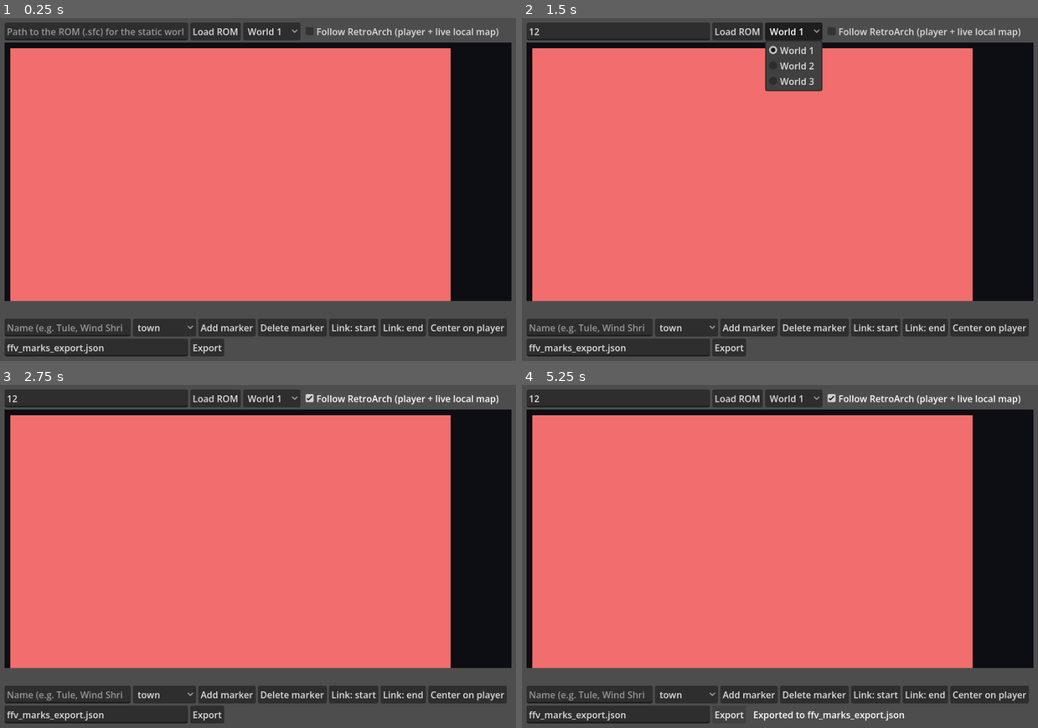
Above: before the commit, frames 1-4 (two rows, left to right).
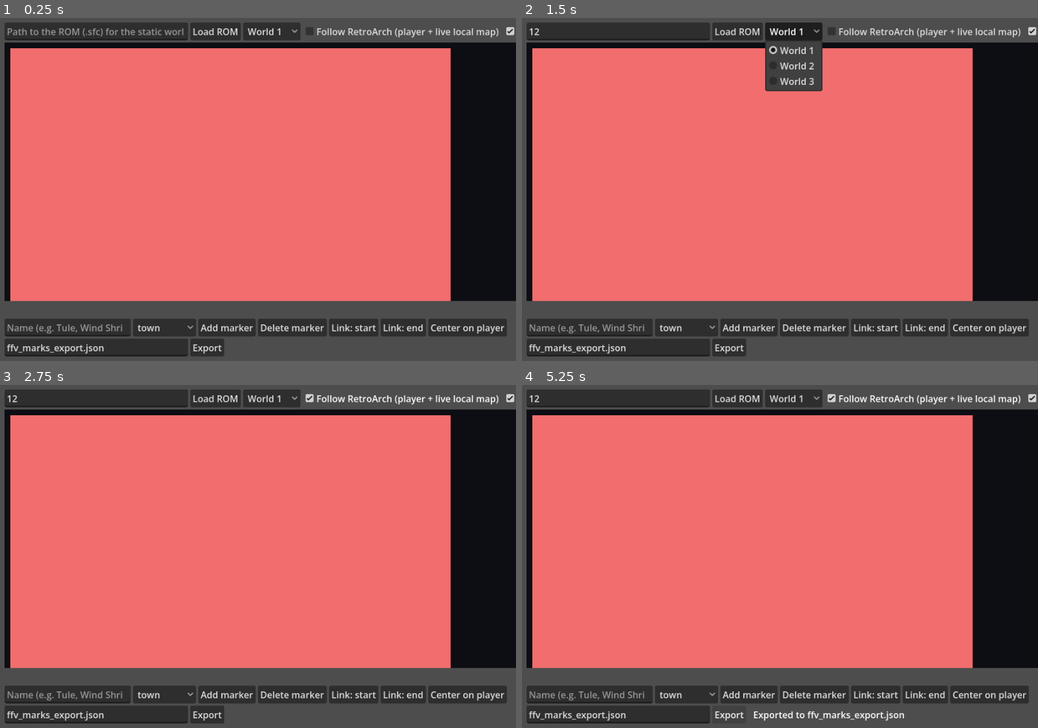
Above: after the commit, the same moments.

Repository: jknorr1992/fiesta-snes-bot
Game: Godot game, scene res://scenes/map_view.tscn
The game is run twice, just before and just after one commit, with the same random seed, the same clock (stepped at 60 frames per second) and the same inputs. This scene is started directly instead of the project's main scene.
Inputs (mouse positions are in pixels of both pictures, inside the frame that each line leads up to):
- Up to frame 1 (0.25 s): no input
- Up to frame 2 (1.5 s): click (620, 31) at 0.52 s; type "12" at 0.6 s; click "World 1" at 1.25 s
- Up to frame 3 (2.75 s): click "Follow RetroArch (player + li…" at 2 s
- Up to frame 4 (5.25 s): click "town" at 2.75 s; click "Add marker" at 3.5 s; click "Center on player" at 4.25 s; click "Export" at 5 s

The runs differ from the first frame. In frame 1, 0.7% of the frame differs, in the area x 98-100%, y 2-83%; in frame 2, 0.7%; in frame 3, 0.7%; in frame 4, 0.7%.

Commit message:
FFV-Bot: map viewer auto-links map transitions while following RetroArch; autoplay test
Co-Authored-By: Claude Sonnet 5.5 <noreply@anthropic.com>
Claude-Session: https://claude.ai/code/session_014pCnGzQxJrc31gJ7K5ptAy

Diff:
--- a/ffv-bot/scripts/map_view.gd
+++ b/ffv-bot/scripts/map_view.gd
@@ -11,6 +11,9 @@
 var export_edit: LineEdit
 var world_opt: OptionButton
 var live_check: CheckBox
+var auto_check: CheckBox
+var _live_view := ""
+var _live_pos := Vector2i(-1, -1)
 var name_edit: LineEdit
 var kind_opt: OptionButton
 var info: Label
@@ -58,6 +61,10 @@
 	live_check = CheckBox.new()
 	live_check.text = "Follow RetroArch (player + live local map)"
 	bar.add_child(live_check)
+	auto_check = CheckBox.new()
+	auto_check.text = "Auto-link map transitions"
+	auto_check.button_pressed = true
+	bar.add_child(auto_check)
 	canvas = Control.new()
 	canvas.size_flags_vertical = Control.SIZE_EXPAND_FILL
 	canvas.clip_contents = true
@@ -143,7 +150,7 @@
 
 func _process(delta: float) -> void:
 	_timer += delta
-	if _timer < 0.5 or not live_check.button_pressed:
+	if _timer < 0.25 or not live_check.button_pressed:
 		return
 	_timer = 0.0
 	_poll()
@@ -154,6 +161,12 @@
 	if s == null:
 		return
 	player = Vector2i(s.map_x, s.map_y)
+	var live := "local%d" % s.map_id if s.map_id != 0 else "world%d" % world_opt.selected
+	if live != _live_view:
+		if auto_check.button_pressed and _live_view != "" and _live_pos.x >= 0 and not s.in_battle:
+			_auto_link(_live_view, _live_pos, live, player)
+		_live_view = live
+	_live_pos = player
 	if s.map_id != 0:  # live local map from RAM
 		var key := "local%d" % s.map_id
 		var t := await ra.read_wram(FFVRam.TILE_MAP, FFVRam.TILE_MAP_SIZE * FFVRam.TILE_MAP_SIZE)
@@ -168,6 +181,27 @@
 	elif view_key.begins_with("local"):
 		_show_world(world_opt.selected)
 	canvas.queue_redraw()
+
+
+## Record a transition seen while following RetroArch: a marker where the party left the old map, one where it
+## arrived on the new map, and a link between them. Existing markers at those spots are reused.
+func _auto_link(from_view: String, from_pos: Vector2i, to_view: String, to_pos: Vector2i) -> void:
+	var a := _ensure_marker(from_view, from_pos, "entrance" if from_view.begins_with("world") else "exit")
+	var b := _ensure_marker(to_view, to_pos, "exit" if to_view.begins_with("world") else "entrance")
+	for l in links:
+		if l.a == a and l.b == b:
+			return
+	links.append({"a": a, "b": b, "note": "auto %s -> %s" % [from_view, to_view]})
+	_save_marks()
+	_set_status("Linked %s (%d,%d) -> %s (%d,%d)" % [from_view, from_pos.x, from_pos.y, to_view, to_pos.x, to_pos.y])
+
+
+func _ensure_marker(view: String, p: Vector2i, kind: String) -> int:
+	for i in marks.size():
+		if marks[i].view == view and marks[i].x == p.x and marks[i].y == p.y:
+			return i
+	marks.append({"view": view, "x": p.x, "y": p.y, "name": "auto", "kind": kind, "tile_id": -1})
+	return marks.size() - 1
 
 
 func _center(p: Vector2i) -> void:
--- /dev/null
+++ b/ffv-bot/tests/e2e_play.gd
@@ -0,0 +1,33 @@
+extends SceneTree
+## Exploratory autoplay: explore local maps, fight battles, log map changes and event flag changes.
+## Env: ROUNDS (default 20). Needs the test bed running.
+
+func _initialize() -> void:
+	var ra := RetroArchClient.new()
+	var pad := VirtualPad.new()
+	root.add_child(ra); root.add_child(pad)
+	await process_frame
+	ra.open(); pad.open(); await ra.autodetect()
+	var nav := FFVNav.new(ra, pad, self)
+	var battle := FFVBattle.new(ra, pad, self)
+	var prev := await FFVGameState.read(ra)
+	var base_flags := prev.event_flags.duplicate()
+	for round in int(OS.get_environment("ROUNDS") if OS.has_environment("ROUNDS") else "20"):
+		var r := await nav.explore(30)
+		var s := await FFVGameState.read(ra)
+		var line := "round %d explore=%s map=%d pos=(%d,%d) battle=%s" % [round, r, s.map_id, s.map_x, s.map_y, s.in_battle]
+		if s.in_battle:
+			line += " battle=" + await battle.run()
+			s = await FFVGameState.read(ra)
+			line += " party=" + str(s.party.map(func(m): return "%d/%d" % [m.hp, m.max_hp]))
+		var changed: Array[int] = []
+		for n in s.event_flags.size() * 8:
+			if prev.event_flag(n) != s.event_flag(n):
+				changed.append(n)
+		if not changed.is_empty():
+			line += " flags_changed=" + str(changed)
+		print(line)
+		prev = s
+		if r == "map_changed":
+			await create_timer(1.5).timeout
+	quit()
Not shown, changed: ffv-bot/README.md
